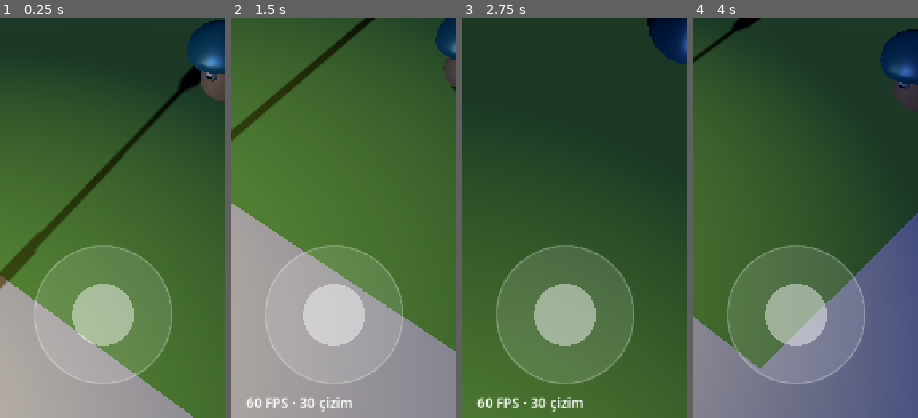
Above: before the commit, frames 1-4 (left to right).
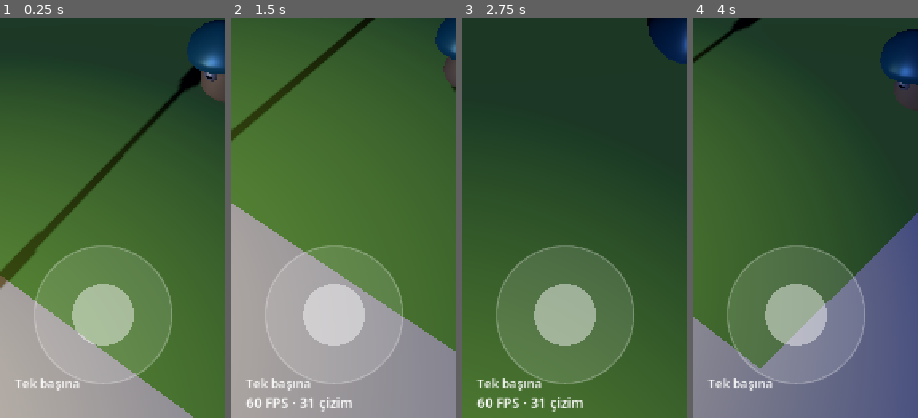
Above: after the commit, the same moments.

Repository: talha24052050/unipet
Game: Godot game, scene res://scenes/main.tscn
Two runs of this game, one before a commit and one after it. Both use one fixed random seed, a clock stepped at 60 frames per second and the inputs below. This scene is started directly instead of the project's main scene.
Inputs (mouse positions are % of the whole screen's width and height, from its top left):
- Up to frame 1 (0.25 s): no input
- Up to frame 2 (1.5 s): click "Oyna" at 0.5 s; tap Enter at 1.25 s; move the mouse to (72, 45) at 1.27 s; hold Right (ui_right) from 1.28 s (still down); click (72, 45) at 1.42 s
- Up to frame 3 (2.75 s): release Right (ui_right) at 2 s; drag from (30, 55) to (45, 70) at 2.02 s
- Up to frame 4 (4 s): click "Pet" at 2.75 s; click "Başla" at 3.5 s
The pictures show only the part of the screen within x 0-50%, y 50-100%; the shares and areas given below are measured in that part.

The runs differ from the first frame. In frame 1, 0.3% of the frame differs, in the area x 6-36%, y 90-94%; in frame 2, 0.4%; in frame 3, 0.5%, in the area x 6-38%, y 90-98%; in frame 4, 0.4%.

Commit message:
Bağlantı durumu göstergesi: Tek başına / Bağlanıyor… / Çevrimiçi · N kişi / Bağlantı koptu (yerel Nakama'ya karşı doğrulandı)
Claude-Session: https://claude.ai/code/session_01W3xfYM39N4DkoDcWJ4iSdQ

Diff:
--- a/game/scenes/main.tscn
+++ b/game/scenes/main.tscn
@@ -15,6 +15,7 @@
 [ext_resource type="Script" path="res://src/world/day_night.gd" id="13"]
 [ext_resource type="Script" path="res://src/world/street_lights.gd" id="14"]
 [ext_resource type="Script" path="res://src/ui/perf_label.gd" id="15"]
+[ext_resource type="Script" path="res://src/ui/connection_label.gd" id="16"]
 
 [sub_resource type="NavigationMesh" id="navmesh"]
 geometry_parsed_geometry_type = 1
@@ -181,6 +182,13 @@
 text = "Pet"
 script = SubResource("pet_btn_script")
 
+[node name="ConnectionLabel" type="Label" parent="UI"]
+offset_left = 24.0
+offset_top = 1210.0
+offset_right = 400.0
+offset_bottom = 1238.0
+script = ExtResource("16")
+
 [node name="PerfLabel" type="Label" parent="UI"]
 offset_left = 24.0
 offset_top = 1240.0
--- /dev/null
+++ b/game/src/ui/connection_label.gd
@@ -0,0 +1,41 @@
+extends Label
+## Bağlantı durumu: "Tek başına" | "Bağlanıyor…" | "Çevrimiçi · N kişi" | "Bağlantı koptu…".
+## Sadece Services.net sinyallerini dinler; ağ koduna dokunmaz.
+
+const OfflineNet := preload("res://src/net/offline_network_service.gd")
+
+var _online: bool = false
+var _others: Dictionary = {}
+
+
+func _ready() -> void:
+	add_theme_font_size_override("font_size", 20)
+	var net: Node = Services.net
+	if net is OfflineNet:
+		text = "Tek başına"
+		return
+	text = "Bağlanıyor…"
+	net.connected.connect(func() -> void: _set_text())
+	net.room_joined.connect(func(_r: String) -> void:
+		_online = true
+		_set_text())
+	net.disconnected.connect(func(_reason: String) -> void:
+		_online = false
+		_others.clear()
+		text = "Bağlantı koptu, tekrar deneniyor…")
+	net.player_joined.connect(func(id: String, _s: Dictionary) -> void:
+		if id != net.local_player_id():
+			_others[id] = true
+		_set_text())
+	net.player_left.connect(func(id: String) -> void:
+		_others.erase(id)
+		_set_text())
+
+
+func _set_text() -> void:
+	text = "Çevrimiçi · %d kişi" % (_others.size() + 1) if _online else "Bağlanıyor…"
+
+
+## Test için: odadaki diğer oyuncu sayısı.
+func others_count() -> int:
+	return _others.size()
--- /dev/null
+++ b/game/tests/test_connection_label.gd
@@ -0,0 +1,14 @@
+extends RefCounted
+
+
+func test_offline_shows_alone() -> String:
+	var L: GDScript = load("res://src/ui/connection_label.gd")
+	var l: Label = L.new()
+	(Engine.get_main_loop() as SceneTree).root.add_child(l)
+	if l.text.is_empty():
+		l.call("_ready")
+	var t: String = l.text
+	l.free()
+	if Config.NETWORK_BACKEND == "offline" and t != "Tek başına":
+		return "offline'da 'Tek başına' yazmalı: %s" % t
+	return ""
Not shown, added: game/src/ui/connection_label.gd.uid
Not shown, added: game/tests/test_connection_label.gd.uid
